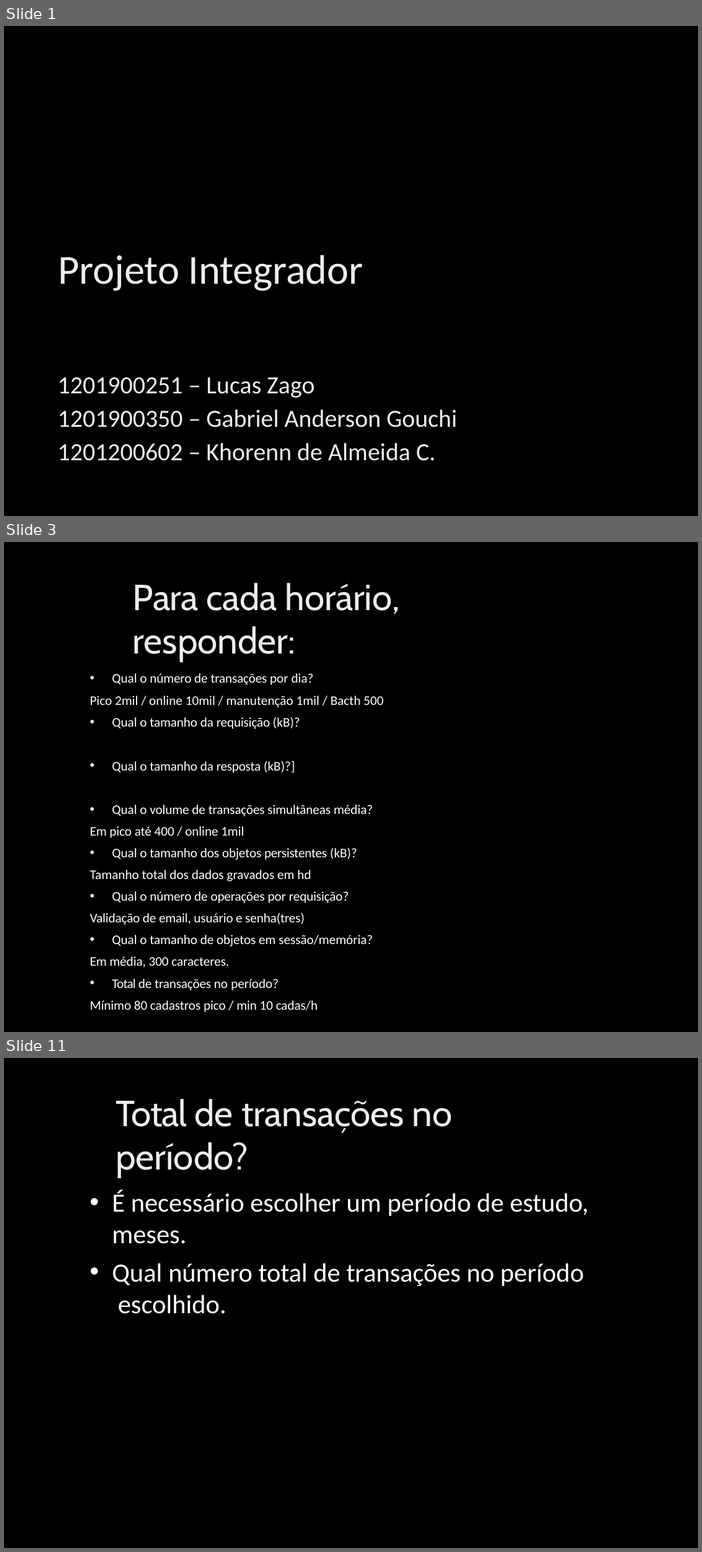
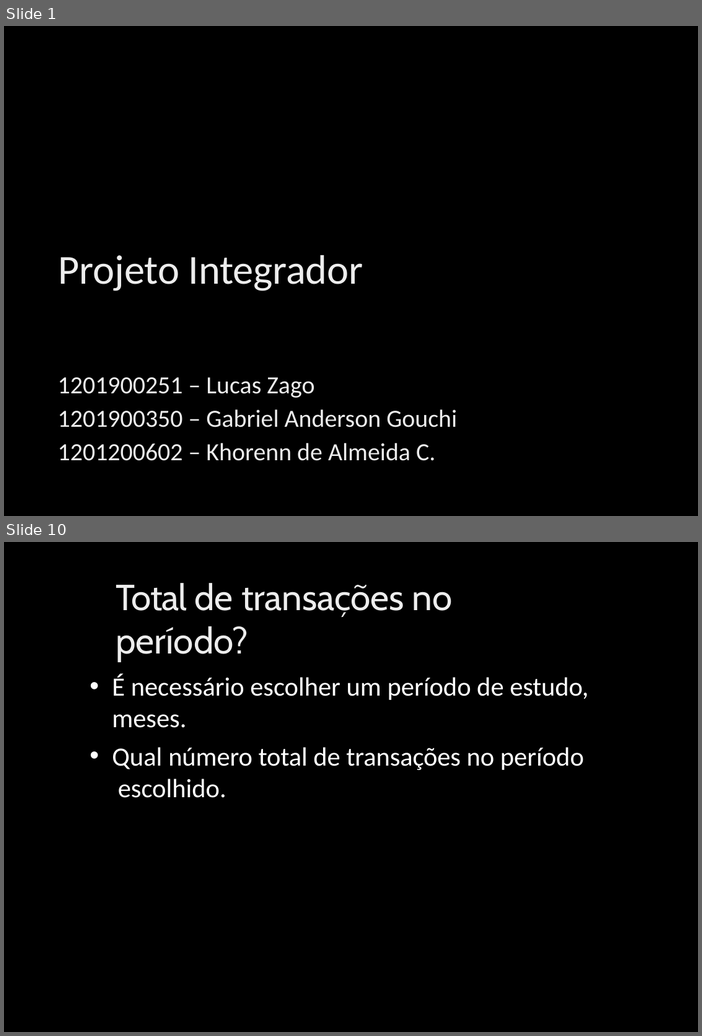
Before and after one commit to khorenn/PI, a slide deck: apresentação/Definições do projeto integrador.pptx. Shown one above the other, each under a label of ours: slides 1, 3 and 11 before the commit, slides 1 and 10 after it; the slides between them are not shown. The pictures are 702x1552 and 702x1036 pixels, drawn with LibreOffice and Linux fonts; fonts in the diff are those of the drawing; background and template pictures are left out. Boxes give left, top, right and bottom in pixels: in the first picture for what was removed or moved away, otherwise in the second. Text is boxed around its words. In the diff, an @@ line names an element or a change of style, - is before the commit and + after.

```diff
--- a/apresentação/Definições do projeto integrador.pptx
+++ b/apresentação/Definições do projeto integrador.pptx
@@ slide 3 removed at (4, 542, 698, 1032), background picture (left out) @@
@@ title removed at (133, 583, 400, 662) @@
-Para cada horário, responder:
@@ text removed at (90, 673, 383, 1013) @@
-• Qual o número de transações por dia?
-Pico 2mil / online 10mil / manutenção 1mil / Bacth 500
-• Qual o tamanho da requisição (kB)?
-• Qual o tamanho da resposta (kB)?]
-• Qual o volume de transações simultâneas média?
-Em pico até 400 / online 1mil
-• Qual o tamanho dos objetos persistentes (kB)?
-Tamanho total dos dados gravados em hd
-• Qual o número de operações por requisição?
-Validação de email, usuário e senha(tres)
-• Qual o tamanho de objetos em sessão/memória?
-Em média, 300 caracteres.
-• Total de transações no período?
-Mínimo 80 cadastros pico / min 10 cadas/h
@@ what was slide 11 is now slide 10 @@
```
Also in this commit, not shown: 6 slides changed, 2 slides added, 2 other slides removed.
